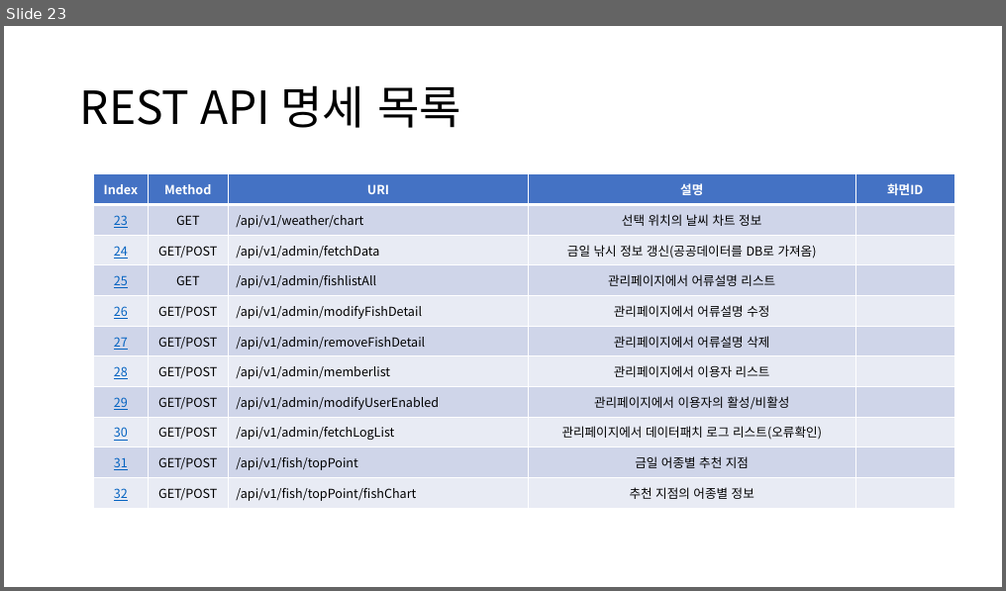
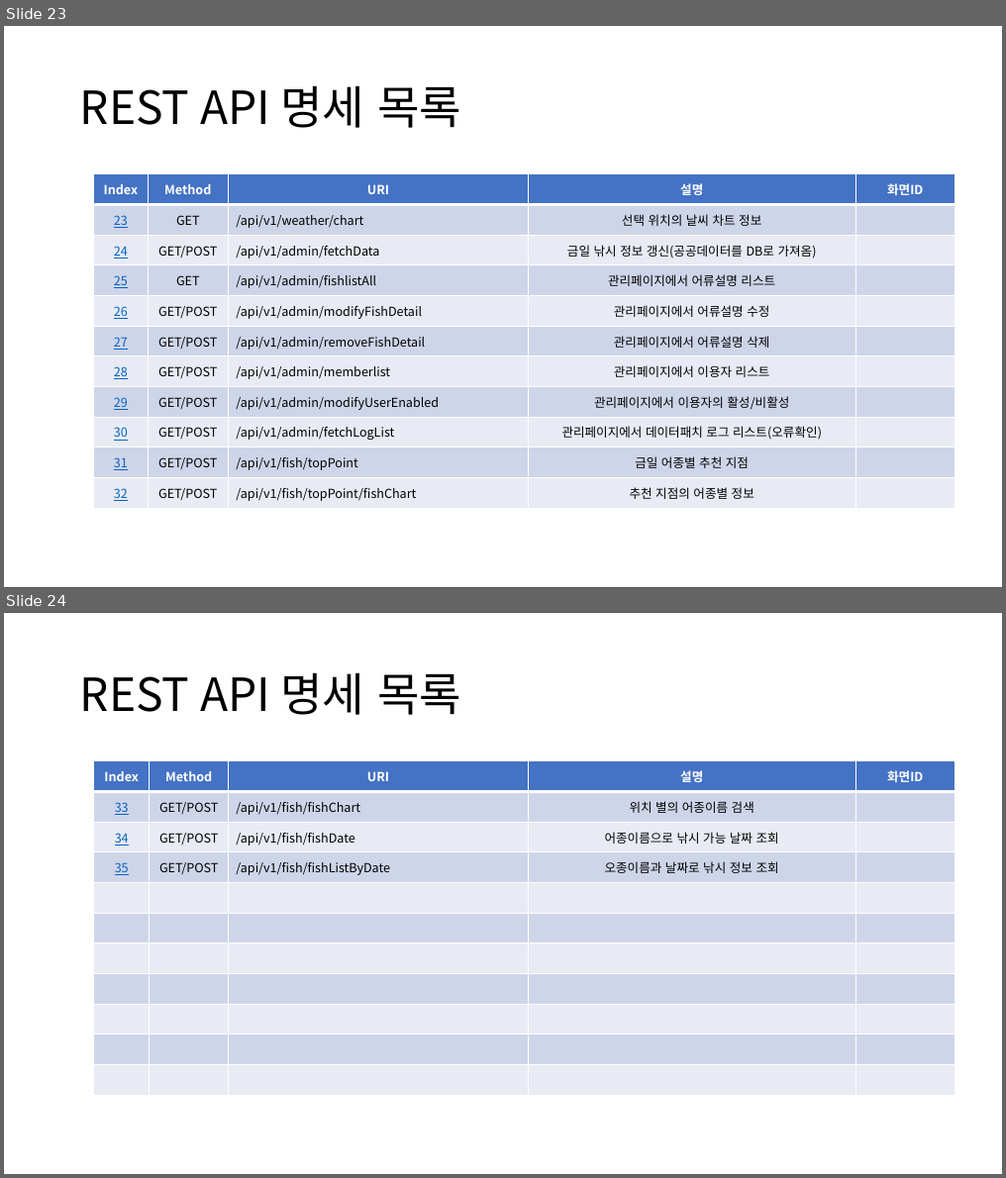
Before and after one commit to sujidaddy/workspace_miniproject, a slide deck: 미니프로젝트계획서제출용.pptx. Shown one above the other, each under a label of ours: slide 23 before the commit, slides 23 and 24 after it. The pictures are 1006x591 and 1006x1178 pixels, drawn with LibreOffice and Linux fonts; fonts in the diff are those of the drawing. Boxes give left, top, right and bottom in pixels: in the first picture for what was removed or moved away, otherwise in the second. Text is boxed around its words. In the diff, an @@ line names an element or a change of style, - is before the commit and + after.

```diff
--- a/미니프로젝트계획서제출용.pptx
+++ b/미니프로젝트계획서제출용.pptx
@@ slide 24 added at [4, 613, 1002, 1174], background #FFFFFF @@
@@ title added at [80, 672, 461, 715], 44 pt, text #000000 @@
+REST API 명세 목록
@@ table added at [94, 761, 954, 1095], 11 rows, 5 columns @@
+Index | Method | URI | 설명 | 화면ID
+33 | GET/POST | /api/v1/fish/fishChart | 위치 별의 어종이름 검색 | 
+34 | GET/POST | /api/v1/fish/fishDate | 어종이름으로 낚시 가능 날짜 조회 | 
+35 | GET/POST | /api/v1/fish/fishListByDate | 오종이름과 날짜로 낚시 정보 조회 | 
+ |  |  |  | 
+ |  |  |  | 
+ |  |  |  | 
+ |  |  |  | 
+ |  |  |  | 
+ |  |  |  | 
+ |  |  |  | 
```
Also in this commit, not shown: 2 slides changed, 3 other slides added, 3 other files.
